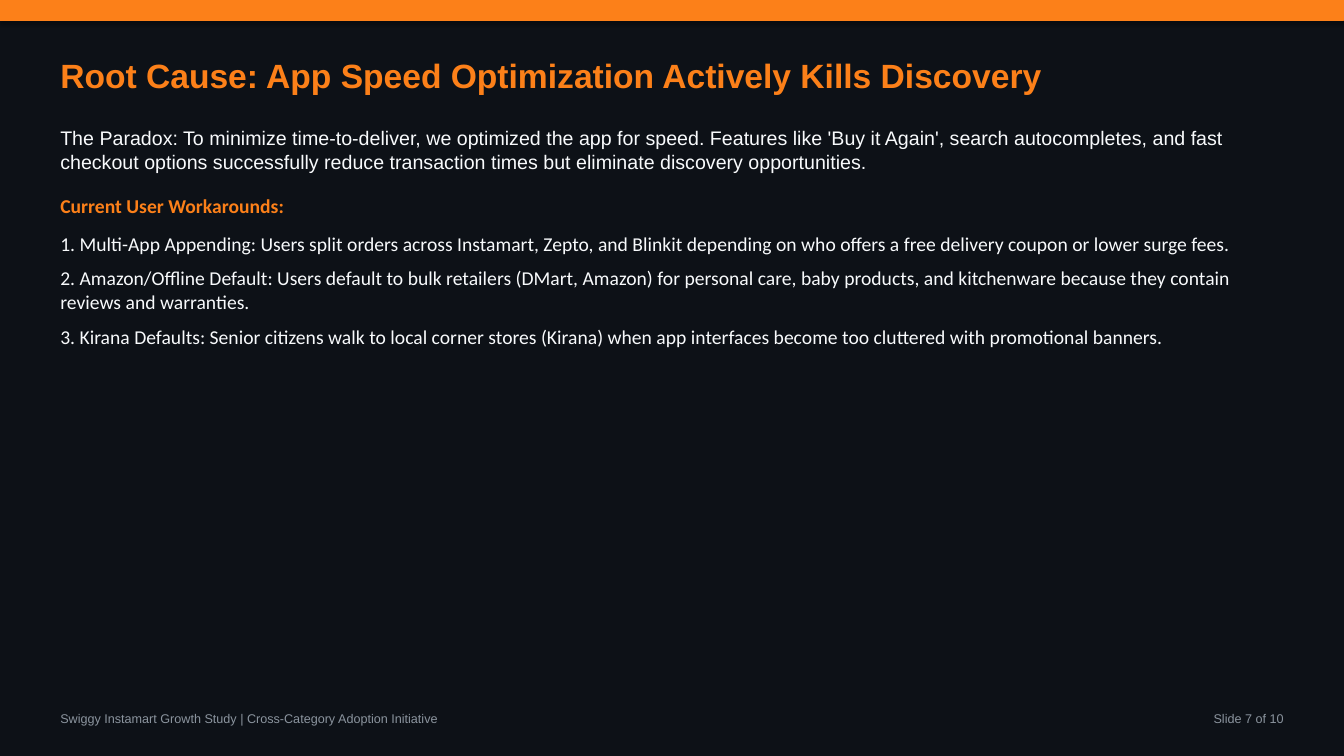
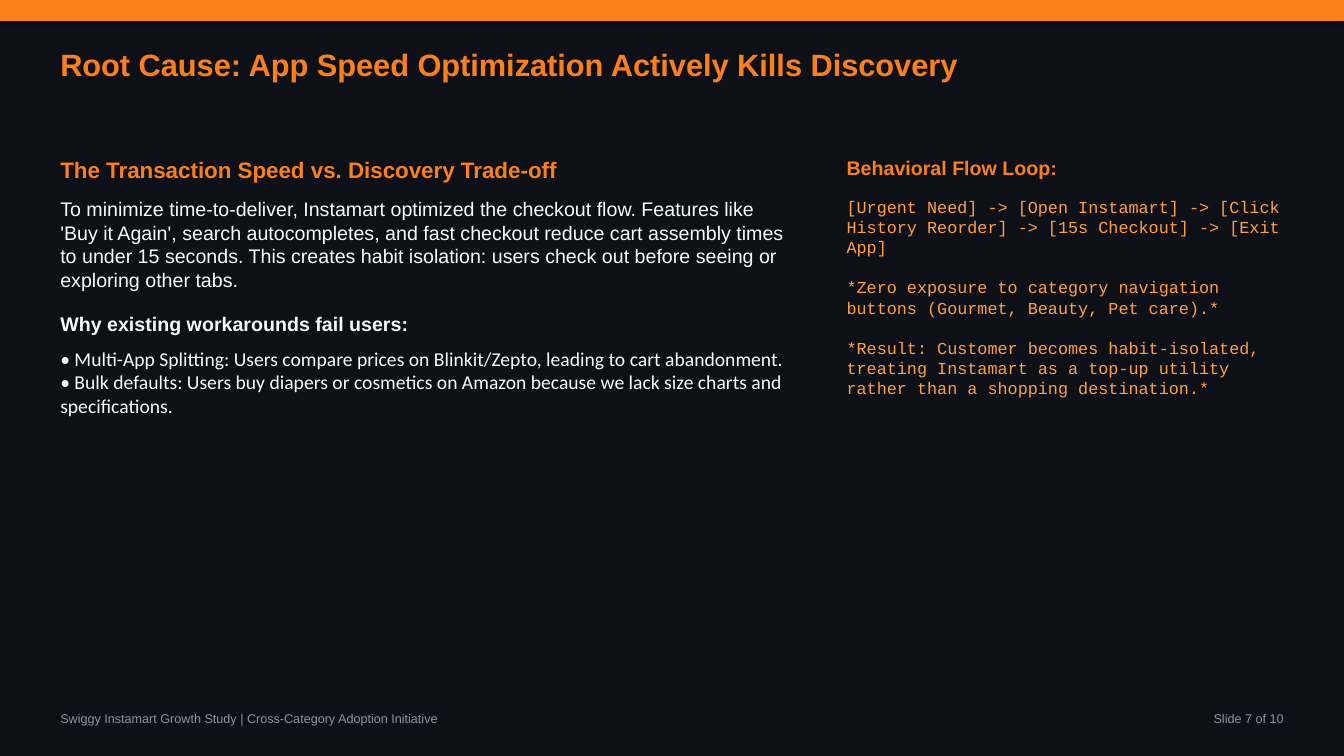
Before and after one commit to aashritamalviya1999/swiggy-instamart-discovery, a slide deck: slide 7 of NL Swiggy Instamart.pptx. Drawn at 1344x756 pixels with LibreOffice and Linux fonts; fonts in the diff are those of the drawing. Boxes give left, top, right and bottom in pixels: in the first picture for what was removed or moved away, otherwise in the second. Text is boxed around its words. In the diff, an @@ line names an element or a change of style, - is before the commit and + after.

```diff
--- a/NL Swiggy Instamart.pptx
+++ b/NL Swiggy Instamart.pptx
@@ text "Root Cause: App Speed Optimization ...": place and size @@
-text "Root Cause: App Speed Optimization ..." at [60,63,1042,95]
+text "Root Cause: App Speed Optimization ..." at [60,53,958,81]
@@ text "Root Cause: App Speed Optimization ..." at [60,53,958,81]: size 24 to 22 pt @@
@@ text removed at [60,130,1229,347] @@
-The Paradox: To minimize time-to-deliver, we optimized the app for speed. Features like 'Buy it Again', search autocompletes, and fast checkout options successfully reduce transaction times but eliminate discovery opportunities.
-Current User Workarounds:
-1. Multi-App Appending: Users split orders across Instamart, Zepto, and Blinkit depending on who offers a free delivery coupon or lower surge fees.
-2. Amazon/Offline Default: Users default to bulk retailers (DMart, Amazon) for personal care, baby products, and kitchenware because they contain reviews and warranties.
-3. Kirana Defaults: Senior citizens walk to local corner stores (Kirana) when app interfaces become too cluttered with promotional banners.
@@ text added at [60,161,783,416], 14 pt, text #F8FAFC @@
+The Transaction Speed vs. Discovery Trade-off
+To minimize time-to-deliver, Instamart optimized the checkout flow. Features like 'Buy it Again', search autocompletes, and fast checkout reduce cart assembly times to under 15 seconds. This creates habit isolation: users check out before seeing or exploring other tabs.
+Why existing workarounds fail users:
+• Multi-App Splitting: Users compare prices on Blinkit/Zepto, leading to cart abandonment.
+• Bulk defaults: Users buy diapers or cosmetics on Amazon because we lack size charts and specifications.
@@ text added at [847,160,1279,398], 12 pt, text #FF9F43 @@
+Behavioral Flow Loop:
+[Urgent Need] -> [Open Instamart] -> [Click History Reorder] -> [15s Checkout] -> [Exit App]
+*Zero exposure to category navigation buttons (Gourmet, Beauty, Pet care).*
+*Result: Customer becomes habit-isolated, treating Instamart as a top-up utility rather than a shopping destination.*
```
Also in this commit, not shown: 8 other slides changed, 1 other file.
